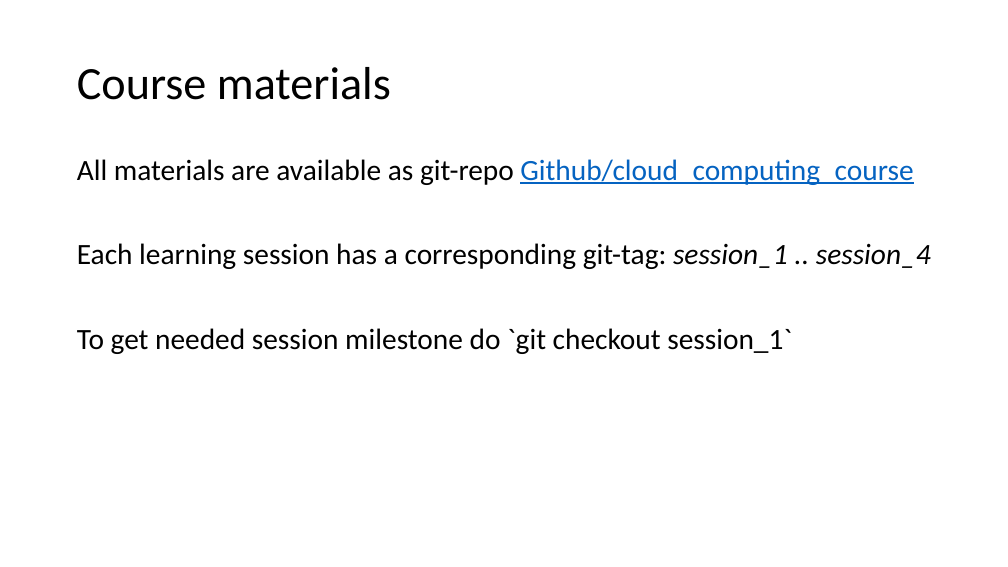
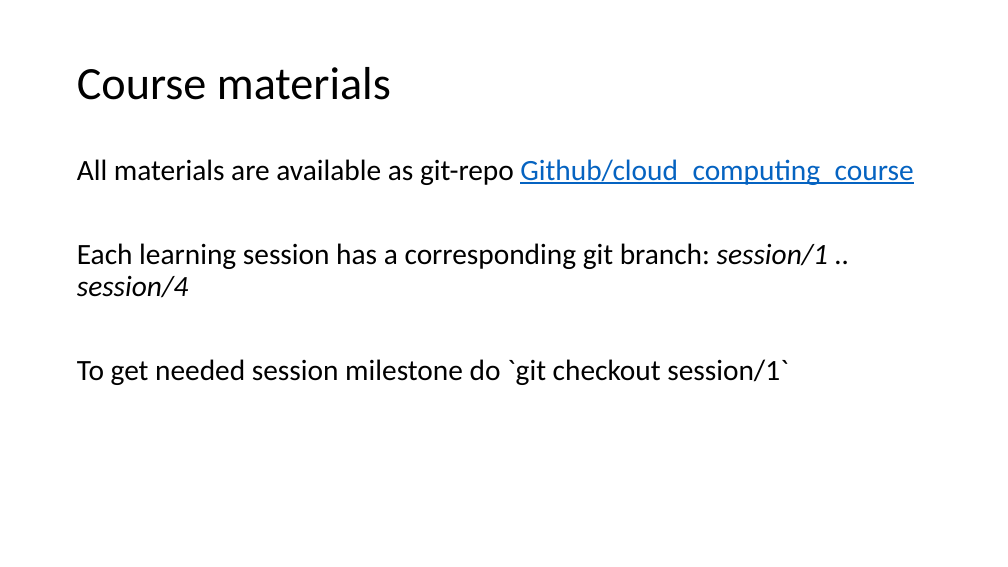
Before and after one commit to v1r7u/cloud_computing_old, a slide deck: slide 17 of presentations/01_Introduction.pptx. Drawn at 1008x567 pixels with LibreOffice and Linux fonts; fonts in the diff are those of the drawing. Boxes give left, top, right and bottom in pixels: in the first picture for what was removed or moved away, otherwise in the second. Text is boxed around its words. In the diff, an @@ line names an element or a change of style, - is before the commit and + after.

```diff
--- a/presentations/01_Introduction.pptx
+++ b/presentations/01_Introduction.pptx
@@ text at [77,243,828,385]: text changed @@
-Each learning session has a corresponding git-tag: session_1 .. session_4
-To get needed session milestone do `git checkout session_1`
+Each learning session has a corresponding git branch: session/1 .. session/4
+To get needed session milestone do `git checkout session/1`
```
Also in this commit, not shown: 1 other slide changed, 1 other file.
